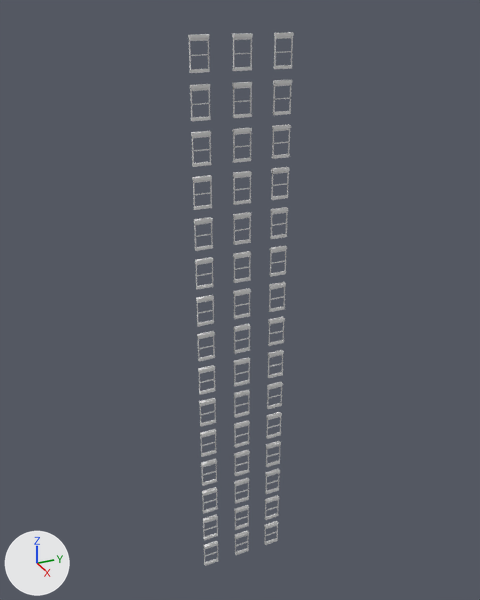
Two versions of the FBX model Blender/FBX/Buildings/Building pieces/Type 2/15 floors/Fire escape.fbx, one commit apart.
Before and after are seen from a 50 mm camera at (41.9, -19.0, 46.9) aimed at (-0.9, 0.2, 25.5). The lights are fixed; the arrows at lower left show +X, +Y and +Z. Where no turn or scale is listed for an object, it has been applied to the vertices.

Names of what the first picture shows: 'Window'.
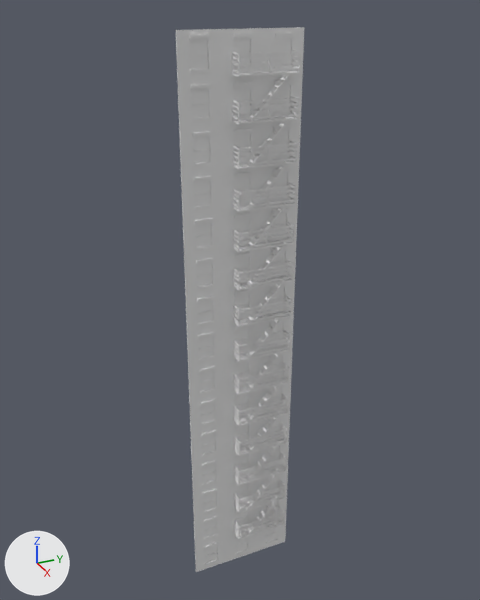
What changed in the scene script:
```text
Add mat_material_001:
    mat_material_001 = principled_material('Material_001')
    mat_material_001.base_color = (0.8, 0.8, 0.8)  # white #e7e7e7
Add mat_material:
    mat_material = principled_material('Material')
    mat_material.base_color = (0.8, 0.8, 0.8)  # white #e7e7e7
Add mat_material_004:
    mat_material_004 = principled_material('Material_004')
    mat_material_004.base_color = (0.8, 0.8, 0.8)  # white #e7e7e7
Add me_cube_002:
    me_cube_002.from_pydata(...)  # 3024 vertices, 2268 faces; spans x -0.5..0.5, y -2.3..2.3, z -0.7..40.4
    me_cube_002.materials.append(mat_material_001)  # white #e7e7e7
Add me_cube:
    me_cube.from_pydata(...)  # 368 vertices, 194 faces; spans x 0.0, y -4.5..4.5, z -22.5..22.5
    me_cube.materials.append(mat_material)  # white #e7e7e7
Add me_plane:
    me_plane.from_pydata([(0.0, -4.0, 22.4), (0.0, -4.0, -22.4), (0.0, 4.0, 22.4), (0.0, 4.0, -22.4)], [], [(0, 1, 3, 2)])
    me_plane.materials.append(mat_material_004)  # white #e7e7e7
Add ob_cube_002:
    ob_cube_002 = bpy.data.objects.new('Cube_002', me_cube_002)
    ob_cube_002.location = (0.52, 1.52, 3.24)
Add ob_cube:
    ob_cube = bpy.data.objects.new('Cube', me_cube)
    ob_cube.location = (0.0, 0.0, 22.5)
Add ob_plane:
    ob_plane = bpy.data.objects.new('Plane', me_plane)
    ob_plane.location = (0.0, 0.0, 22.5)
```

Changed parts and their boxes [x1, y1, x2, y2] in the pictures (480 x 600 px):
'Cube', added: after [176, 27, 304, 572]
'Cube_002', added: after [232, 50, 301, 539]
'Plane', added: after [190, 38, 292, 563]
